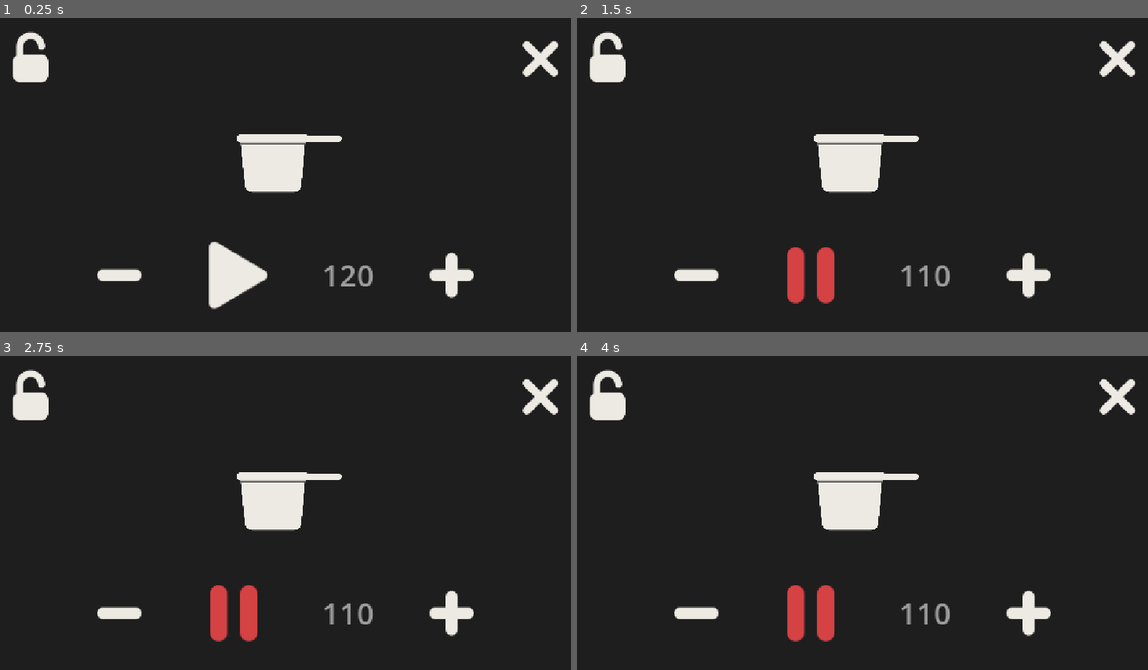
Above: before the commit, frames 1-4 (two rows, left to right).
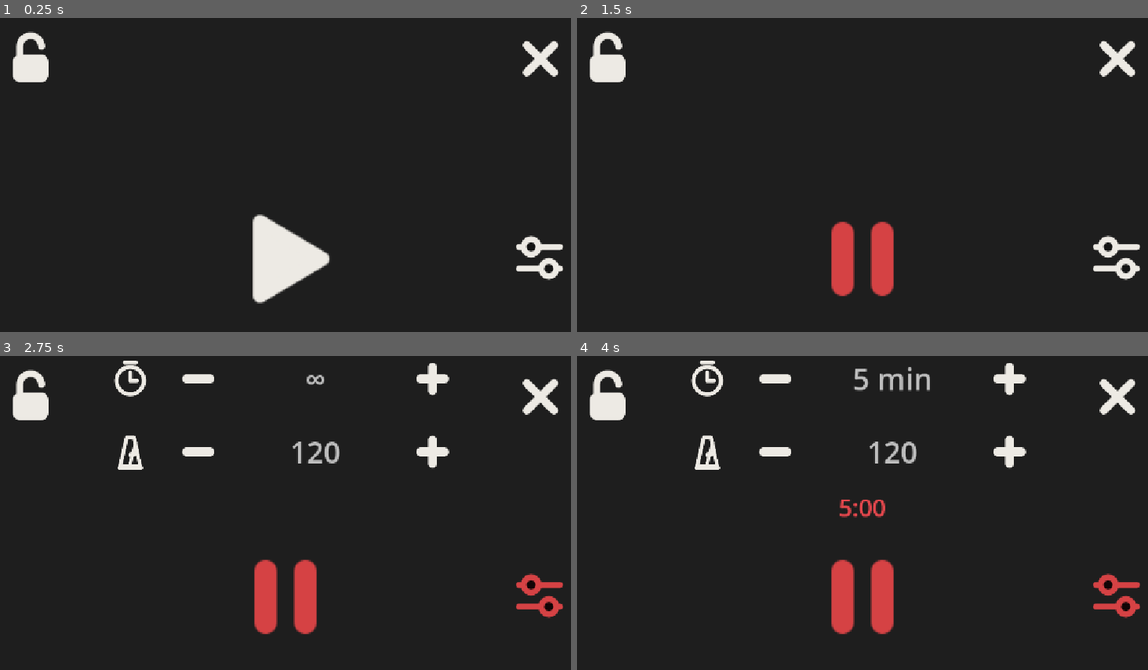
Above: after the commit, the same moments.

Repository: JeromeDuboisPro/la-casserole
Game: Godot game, scene res://scenes/main.tscn
Same seed, same stepped clock (60 frames per second), same inputs: the game is played once before the commit and once after it.
Inputs (mouse positions are in pixels of both pictures, inside the frame that each line leads up to; where the layout moved, square brackets give the same spot in the first picture):
- Up to frame 1 (0.25 s): no input
- Up to frame 2 (1.5 s): click (696, 275) at 0.52 s; click (862, 259) [811, 275] at 1.25 s
- Up to frame 3 (2.75 s): click (536, 594) at 2.02 s
- Up to frame 4 (4 s): click (776, 377) at 2.77 s; click (1010, 377) at 3.52 s

The runs differ from the first frame. In frame 1, 7.2% of the frame differs, in the area x 17-99%, y 37-93%; in frame 2, 6.5%; in frame 3, 8.3%; in frame 4, 8.7%, in the area x 17-99%, y 1-91%.

Commit message:
feat: one visible action, settings on demand, and a timer that survives a pocket
The screen at rest now holds a pot, a play button, a lock and a cross. The
tempo and the timer live behind a settings button and fold away by themselves
when playback starts, which is the moment the phone gets put away: the display
returns to being just a pot without being asked.

Tempo was never mainly set by the steppers anyway, since tapping the rhythm on
the pot sets it; the steppers only trim by ten. The timer is a list of values,
0 to 60 minutes, because nobody wants to dial 37, and eight values cover every
case while making each press worth something. Infinity is drawn as the symbol
it is, the only one in the list a reader anywhere already knows.

The countdown itself is kept in the plugin, not in the scene tree. A timer
running in Godot would stop counting the moment Android suspends the app,
which is precisely when it needs to be running: the deadline sits on the same
monotonic clock as the beats, and the engine stops itself and refreshes the
notification when it fires.

Verified on the device: three presses take the timer to 15 min, two take the
tempo to 100, and starting playback folds the settings and shows 14:57 ticking
down.

Co-Authored-By: Claude Opus 5 <noreply@anthropic.com>
Claude-Session: https://claude.ai/code/session_01N386HMBQQrEMMzQ8tmKwmZ

Diff:
--- /dev/null
+++ b/assets/icons/ui/sliders.svg
@@ -0,0 +1,7 @@
+<svg xmlns="http://www.w3.org/2000/svg" viewBox="0 0 96 96" width="96" height="96">
+  <g stroke="#EDEAE4" stroke-width="9" stroke-linecap="round">
+    <path d="M 18 32 H 78"/><path d="M 18 64 H 78"/>
+  </g>
+  <circle cx="36" cy="32" r="11" fill="#141414" stroke="#EDEAE4" stroke-width="9"/>
+  <circle cx="62" cy="64" r="11" fill="#141414" stroke="#EDEAE4" stroke-width="9"/>
+</svg>
--- /dev/null
+++ b/assets/icons/ui/tempo.svg
@@ -0,0 +1,8 @@
+<svg xmlns="http://www.w3.org/2000/svg" viewBox="0 0 96 96" width="96" height="96">
+  <!-- A metronome: wide base, sloping sides, a rod and its weight. Drawn with
+       heavy strokes because it is read at 80 pixels on a phone. -->
+  <path d="M 26 80 L 40 16 L 56 16 L 70 80 Z" fill="none" stroke="#EDEAE4" stroke-width="8" stroke-linejoin="round"/>
+  <rect x="20" y="78" width="56" height="10" rx="5" fill="#EDEAE4"/>
+  <path d="M 48 74 L 60 28" stroke="#EDEAE4" stroke-width="7" stroke-linecap="round"/>
+  <rect x="44" y="48" width="20" height="10" rx="4" fill="#EDEAE4" transform="rotate(-14 54 53)"/>
+</svg>
--- /dev/null
+++ b/assets/icons/ui/timer.svg
@@ -0,0 +1,5 @@
+<svg xmlns="http://www.w3.org/2000/svg" viewBox="0 0 96 96" width="96" height="96">
+  <circle cx="48" cy="52" r="30" fill="none" stroke="#EDEAE4" stroke-width="9"/>
+  <path d="M 48 34 V 52 H 62" fill="none" stroke="#EDEAE4" stroke-width="9" stroke-linecap="round" stroke-linejoin="round"/>
+  <path d="M 36 12 H 60" stroke="#EDEAE4" stroke-width="9" stroke-linecap="round"/>
+</svg>
--- a/core/android_noise.gd
+++ b/core/android_noise.gd
@@ -98,6 +98,15 @@
 	if _plugin != null:
 		_plugin.set_auto(enabled, bpm)
 
+## The countdown lives in the plugin: a timer kept in the scene tree would stop
+## counting the moment Android suspends the app.
+func set_timer(seconds: float) -> void:
+	if _plugin != null:
+		_plugin.set_timer(seconds)
+
+func remaining_seconds() -> float:
+	return _plugin.remaining_seconds() if _plugin != null else 0.0
+
 func start_background(title: String, text: String) -> void:
 	if _plugin != null:
 		_plugin.start_background(title, text)
--- a/scenes/main.gd
+++ b/scenes/main.gd
@@ -1,9 +1,12 @@
 extends Control
 
-## The whole screen is the pot: a press anywhere that is not a control makes a
-## noise. The controls sit in a row at the bottom, drawn as symbols rather than
-## words, because this is meant to be picked up in a street by someone who does
-## not read French.
+## The screen is the pot: a press anywhere that is not a control makes a noise.
+##
+## One action is visible by default, play. The settings sit behind a button and
+## fold away as soon as playback starts, because they are set once before the
+## phone goes into a pocket and only clutter the screen afterwards. Everything
+## is drawn as symbols: the app is meant to be picked up in a street by someone
+## who does not read French.
 ##
 ## Two playback backends, picked at startup:
 ## - on Android, the TapTone plugin (SoundPool inside a foreground service),
@@ -21,12 +24,15 @@
 const MIN_BPM := 30.0
 const MAX_BPM := 300.0
 const BPM_STEP := 10.0
+## Timer values in minutes, 0 meaning no limit.
+const TIMER_STEPS: Array[int] = [0, 5, 10, 15, 20, 30, 45, 60]
+## Taps further apart than this are two sessions, not a rhythm.
+const TEMPO_MAX_GAP_USEC := 3_000_000
+
 const MIN_MARGIN := 48.0
 const TOP_BUTTON_SIZE := 120.0
-const BAR_HEIGHT := 190.0
+const AUTO_SIZE := 250.0
 const SLIDER_HEIGHT := 180.0
-## Taps further apart than this are two sessions, not a rhythm.
-const TEMPO_MAX_GAP_USEC := 3_000_000
 
 @onready var _tap: TapCore = $TapCore
 @onready var _bank: AudioBank = $AudioBank
@@ -34,33 +40,43 @@
 @onready var _meter: Meter = $Meter
 @onready var _pad: ColorRect = $Pad
 @onready var _pot: TextureRect = $Pot
-@onready var _bar: HBoxContainer = $Bar
-@onready var _auto_button: TextureButton = $Bar/Auto
-@onready var _bpm_label: Label = $Bar/Bpm
+@onready var _auto_button: TextureButton = $Auto
+@onready var _toggle_button: TextureButton = $Toggle
+@onready var _settings: VBoxContainer = $Settings
+@onready var _countdown: Label = $Countdown
+@onready var _tempo_value: Label = $Settings/TempoRow/Value
+@onready var _timer_value: Label = $Settings/TimerRow/Value
 @onready var _lock_button: TextureButton = $Lock
 @onready var _quit_button: TextureButton = $Quit
 @onready var _unlock: UnlockSlider = $Unlock
 
 var _noise: Node
 var _bpm := DEFAULT_BPM
+var _timer_index := 0
 var _auto := false
 var _locked := false
+var _settings_open := false
 ## Timestamps of the last taps, used to read the tempo off the hand.
 var _tap_times: Array[int] = []
+## Desktop and web have no plugin, so the countdown is kept here for them.
+var _deadline_usec := 0
 
 func _ready() -> void:
 	_pad.color = SKIN_CASSEROLE.background_color
 	_pot.texture = SKIN_CASSEROLE.sprite
 	_setup_audio()
-	_tap.blockers = [_bar, _lock_button, _quit_button, _unlock]
+	_tap.blockers = [_settings, _auto_button, _toggle_button, _lock_button, _quit_button, _unlock]
 	_tap.tapped.connect(_on_tapped)
 	_meter.beat.connect(_on_beat)
 	_auto_button.pressed.connect(_toggle_auto)
-	$Bar/Slower.pressed.connect(func(): _set_bpm(_bpm - BPM_STEP))
-	$Bar/Faster.pressed.connect(func(): _set_bpm(_bpm + BPM_STEP))
+	_toggle_button.pressed.connect(_toggle_settings)
+	$Settings/TempoRow/Less.pressed.connect(func(): _set_bpm(_bpm - BPM_STEP))
+	$Settings/TempoRow/More.pressed.connect(func(): _set_bpm(_bpm + BPM_STEP))
+	$Settings/TimerRow/Less.pressed.connect(func(): _step_timer(-1))
+	$Settings/TimerRow/More.pressed.connect(func(): _step_timer(1))
 	_lock_button.pressed.connect(_lock)
+	_quit_button.pressed.connect(_on_quit_pressed)
 	_unlock.unlocked.connect(_on_unlocked)
-	_quit_button.pressed.connect(_on_quit_pressed)
 	_apply_safe_area()
 	get_viewport().size_changed.connect(_apply_safe_area)
 	_refresh()
@@ -83,12 +99,18 @@
 		button.offset_top = top
 		button.offset_bottom = top + TOP_BUTTON_SIZE
 
-	_bar.offset_top = -(bottom + BAR_HEIGHT)
-	_bar.offset_bottom = -bottom
+	_auto_button.offset_top = -(bottom + AUTO_SIZE)
+	_auto_button.offset_bottom = -bottom
+	_toggle_button.offset_top = -(bottom + AUTO_SIZE * 0.75)
+	_toggle_button.offset_bottom = -(bottom + AUTO_SIZE * 0.75 - TOP_BUTTON_SIZE)
+	_countdown.offset_top = -(bottom + AUTO_SIZE + 70.0)
+	_countdown.offset_bottom = -(bottom + AUTO_SIZE + 10.0)
+	_settings.offset_top = -(bottom + AUTO_SIZE + 330.0)
+	_settings.offset_bottom = -(bottom + AUTO_SIZE + 90.0)
 	_unlock.offset_top = -(bottom + SLIDER_HEIGHT)
 	_unlock.offset_bottom = -bottom
 	_pot.offset_top = top + TOP_BUTTON_SIZE + MIN_MARGIN
-	_pot.offset_bottom = -(bottom + SLIDER_HEIGHT + MIN_MARGIN)
+	_pot.offset_bottom = -(bottom + AUTO_SIZE + 380.0)
 
 func _setup_audio() -> void:
 	if _android.is_available():
@@ -107,13 +129,29 @@
 	_noise = _bank
 
 func _process(_delta: float) -> void:
-	# The notification can pause or stop the auto mode while the app is away,
-	# so the button follows the engine rather than the other way round.
+	# The notification and the timer can both stop the auto mode while the app
+	# is away, so the button follows the engine rather than the other way round.
 	if _android.is_available():
 		var running: bool = _android.is_auto_running()
 		if running != _auto:
 			_auto = running
 			_refresh()
+		_countdown.text = _format_remaining(_android.remaining_seconds())
+	else:
+		var left := 0.0
+		if _auto and _deadline_usec > 0:
+			left = maxf(0.0, (_deadline_usec - Time.get_ticks_usec()) / 1_000_000.0)
+			if left <= 0.0:
+				_auto = false
+				_apply_auto(false)
+				_refresh()
+		_countdown.text = _format_remaining(left)
+
+func _format_remaining(seconds: float) -> String:
+	if seconds <= 0.0:
+		return ""
+	var total := int(ceilf(seconds))
+	return "%d:%02d" % [total / 60, total % 60]
 
 func _on_tapped(timestamp_usec: int) -> void:
 	if _locked:
@@ -152,11 +190,31 @@
 		_apply_auto(true)
 	_refresh()
 
+func _step_timer(direction: int) -> void:
+	_timer_index = clampi(_timer_index + direction, 0, TIMER_STEPS.size() - 1)
+	_apply_timer()
+	_refresh()
+
+func _apply_timer() -> void:
+	var seconds := TIMER_STEPS[_timer_index] * 60.0
+	if _android.is_available():
+		_android.set_timer(seconds)
+		return
+	_deadline_usec = 0
+	if _auto and seconds > 0.0:
+		_deadline_usec = Time.get_ticks_usec() + int(seconds * 1_000_000.0)
+
+func _toggle_settings() -> void:
+	_settings_open = not _settings_open
+	_refresh()
+
 func _toggle_auto() -> void:
 	_auto = not _auto
-	if OS.is_debug_build():
-		print("auto -> %s at %d bpm" % [_auto, roundi(_bpm)])
 	_apply_auto(_auto)
+	# Starting playback is the moment the phone gets put away, so the screen
+	# goes back to being just a pot.
+	if _auto:
+		_settings_open = false
 	_refresh()
 
 func _apply_auto(enabled: bool) -> void:
@@ -168,12 +226,14 @@
 		if enabled:
 			_android.start_background(SKIN_CASSEROLE.display_name, "")
 		_android.set_auto(enabled, _bpm)
+		_apply_timer()
 		return
 	if enabled:
 		_meter.bpm = _bpm
 		_meter.start()
 	else:
 		_meter.stop()
+	_apply_timer()
 
 ## The engine-side Meter only drives the desktop and web builds. On Android the
 ## tempo is kept by the plugin, which still ticks while the app is suspended.
@@ -185,6 +245,7 @@
 ## what to do without a word of any language.
 func _lock() -> void:
 	_locked = true
+	_settings_open = false
 	_refresh()
 
 func _on_unlocked() -> void:
@@ -194,8 +255,14 @@
 func _refresh() -> void:
 	_auto_button.texture_normal = ICON_PAUSE if _auto else ICON_PLAY
 	_auto_button.modulate = Color(0.90, 0.28, 0.30) if _auto else Color(1, 1, 1)
-	_bpm_label.text = "%d" % roundi(_bpm)
-	_bar.visible = not _locked
+	_tempo_value.text = "%d" % roundi(_bpm)
+	var minutes := TIMER_STEPS[_timer_index]
+	_timer_value.text = "∞" if minutes == 0 else "%d min" % minutes
+	_settings.visible = _settings_open and not _locked
+	_toggle_button.modulate = Color(0.90, 0.28, 0.30) if _settings_open else Color(1, 1, 1)
+	_toggle_button.visible = not _locked
+	_auto_button.visible = not _locked
+	_countdown.visible = not _locked
 	_quit_button.visible = not _locked
 	_lock_button.visible = not _locked
 	_unlock.visible = _locked
--- a/scenes/main.tscn
+++ b/scenes/main.tscn
@@ -13,6 +13,9 @@
 [ext_resource type="Texture2D" path="res://assets/icons/ui/chevron.svg" id="11_chevron"]
 [ext_resource type="Texture2D" path="res://assets/icons/ui/lock.svg" id="12_lock"]
 [ext_resource type="Script" path="res://core/unlock_slider.gd" id="13_slider"]
+[ext_resource type="Texture2D" path="res://assets/icons/ui/sliders.svg" id="14_sliders"]
+[ext_resource type="Texture2D" path="res://assets/icons/ui/timer.svg" id="15_timer"]
+[ext_resource type="Texture2D" path="res://assets/icons/ui/tempo.svg" id="16_tempo"]
 
 [sub_resource type="StyleBoxFlat" id="track"]
 bg_color = Color(0.2, 0.2, 0.2, 1)
@@ -40,48 +43,128 @@
 anchor_right = 1.0
 anchor_bottom = 1.0
 offset_left = 48.0
-offset_top = 160.0
+offset_top = 200.0
 offset_right = -48.0
+offset_bottom = -320.0
+mouse_filter = 2
+expand_mode = 1
+stretch_mode = 5
+
+[node name="Settings" type="VBoxContainer" parent="."]
+anchor_top = 1.0
+anchor_right = 1.0
+anchor_bottom = 1.0
+offset_left = 40.0
+offset_top = -540.0
+offset_right = -40.0
 offset_bottom = -300.0
-mouse_filter = 2
-expand_mode = 1
-stretch_mode = 5
-
-[node name="Bar" type="HBoxContainer" parent="."]
-anchor_top = 1.0
-anchor_right = 1.0
-anchor_bottom = 1.0
-offset_top = -230.0
-offset_bottom = -60.0
+alignment = 2
+theme_override_constants/separation = 24
+
+[node name="TimerRow" type="HBoxContainer" parent="Settings"]
 alignment = 1
-theme_override_constants/separation = 40
-
-[node name="Slower" type="TextureButton" parent="Bar"]
-custom_minimum_size = Vector2(150, 150)
+theme_override_constants/separation = 30
+
+[node name="Icon" type="TextureRect" parent="Settings/TimerRow"]
+custom_minimum_size = Vector2(80, 80)
+texture = ExtResource("15_timer")
+expand_mode = 1
+stretch_mode = 5
+
+[node name="Less" type="TextureButton" parent="Settings/TimerRow"]
+custom_minimum_size = Vector2(110, 110)
 focus_mode = 0
 texture_normal = ExtResource("7_minus")
 ignore_texture_size = true
 stretch_mode = 5
 
-[node name="Auto" type="TextureButton" parent="Bar"]
-custom_minimum_size = Vector2(190, 190)
-focus_mode = 0
-texture_normal = ExtResource("6_play")
-ignore_texture_size = true
-stretch_mode = 5
-
-[node name="Bpm" type="Label" parent="Bar"]
-custom_minimum_size = Vector2(150, 0)
-theme_override_colors/font_color = Color(0.62, 0.62, 0.62, 1)
-theme_override_font_sizes/font_size = 56
+[node name="Value" type="Label" parent="Settings/TimerRow"]
+custom_minimum_size = Vector2(260, 0)
+theme_override_colors/font_color = Color(0.75, 0.75, 0.75, 1)
+theme_override_font_sizes/font_size = 54
+text = "∞"
+horizontal_alignment = 1
+vertical_alignment = 1
+
+[node name="More" type="TextureButton" parent="Settings/TimerRow"]
+custom_minimum_size = Vector2(110, 110)
+focus_mode = 0
+texture_normal = ExtResource("8_plus")
+ignore_texture_size = true
+stretch_mode = 5
+
+[node name="TempoRow" type="HBoxContainer" parent="Settings"]
+alignment = 1
+theme_override_constants/separation = 30
+
+[node name="Icon" type="TextureRect" parent="Settings/TempoRow"]
+custom_minimum_size = Vector2(80, 80)
+texture = ExtResource("16_tempo")
+expand_mode = 1
+stretch_mode = 5
+
+[node name="Less" type="TextureButton" parent="Settings/TempoRow"]
+custom_minimum_size = Vector2(110, 110)
+focus_mode = 0
+texture_normal = ExtResource("7_minus")
+ignore_texture_size = true
+stretch_mode = 5
+
+[node name="Value" type="Label" parent="Settings/TempoRow"]
+custom_minimum_size = Vector2(260, 0)
+theme_override_colors/font_color = Color(0.75, 0.75, 0.75, 1)
+theme_override_font_sizes/font_size = 54
 text = "120"
 horizontal_alignment = 1
 vertical_alignment = 1
 
-[node name="Faster" type="TextureButton" parent="Bar"]
-custom_minimum_size = Vector2(150, 150)
+[node name="More" type="TextureButton" parent="Settings/TempoRow"]
+custom_minimum_size = Vector2(110, 110)
 focus_mode = 0
 texture_normal = ExtResource("8_plus")
+ignore_texture_size = true
+stretch_mode = 5
+
+[node name="Auto" type="TextureButton" parent="."]
+anchor_left = 0.5
+anchor_top = 1.0
+anchor_right = 0.5
+anchor_bottom = 1.0
+offset_left = -125.0
+offset_top = -290.0
+offset_right = 125.0
+offset_bottom = -40.0
+focus_mode = 0
+texture_normal = ExtResource("6_play")
+ignore_texture_size = true
+stretch_mode = 5
+
+[node name="Countdown" type="Label" parent="."]
+anchor_left = 0.5
+anchor_top = 1.0
+anchor_right = 0.5
+anchor_bottom = 1.0
+offset_left = -200.0
+offset_top = -360.0
+offset_right = 200.0
+offset_bottom = -300.0
+mouse_filter = 2
+theme_override_colors/font_color = Color(0.9, 0.28, 0.3, 1)
+theme_override_font_sizes/font_size = 44
+horizontal_alignment = 1
+vertical_alignment = 1
+
+[node name="Toggle" type="TextureButton" parent="."]
+anchor_left = 1.0
+anchor_top = 1.0
+anchor_right = 1.0
+anchor_bottom = 1.0
+offset_left = -170.0
+offset_top = -220.0
+offset_right = -50.0
+offset_bottom = -100.0
+focus_mode = 0
+texture_normal = ExtResource("14_sliders")
 ignore_texture_size = true
 stretch_mode = 5
 
@@ -106,18 +189,6 @@
 texture_normal = ExtResource("10_close")
 ignore_texture_size = true
 stretch_mode = 5
-
-[node name="TapCore" type="Node" parent="."]
-script = ExtResource("2_tap")
-
-[node name="AudioBank" type="Node" parent="."]
-script = ExtResource("3_bank")
-
-[node name="Meter" type="Node" parent="."]
-script = ExtResource("4_meter")
-
-[node name="AndroidNoise" type="Node" parent="."]
-script = ExtResource("5_android")
 
 [node name="Unlock" type="Panel" parent="."]
 anchor_top = 1.0
@@ -165,3 +236,15 @@
 texture = ExtResource("12_lock")
 expand_mode = 1
 stretch_mode = 5
+
+[node name="TapCore" type="Node" parent="."]
+script = ExtResource("2_tap")
+
+[node name="AudioBank" type="Node" parent="."]
+script = ExtResource("3_bank")
+
+[node name="Meter" type="Node" parent="."]
+script = ExtResource("4_meter")
+
+[node name="AndroidNoise" type="Node" parent="."]
+script = ExtResource("5_android")
Not shown, added: assets/icons/ui/sliders.svg.import
Not shown, added: assets/icons/ui/tempo.svg.import
Not shown, added: assets/icons/ui/timer.svg.import
Not shown: 1 places in scenes/main.tscn that only renumber resources
Not shown, changed: addons/taptone/bin/debug/taptone-debug.aar
Not shown, changed: addons/taptone/bin/release/taptone-release.aar
Not shown, changed: plugin/taptone/src/main/kotlin/com/addictivexp/taptone/NoiseEngine.kt
Not shown, changed: plugin/taptone/src/main/kotlin/com/addictivexp/taptone/TapTonePlugin.kt
